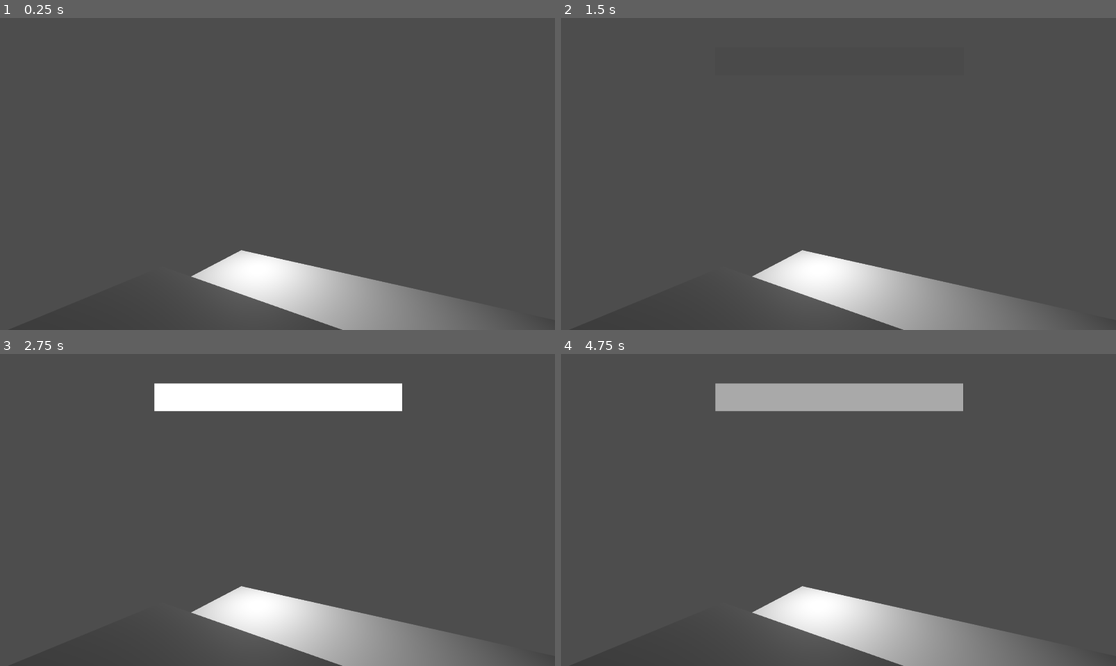
Above: before the commit, frames 1-4 (two rows, left to right).
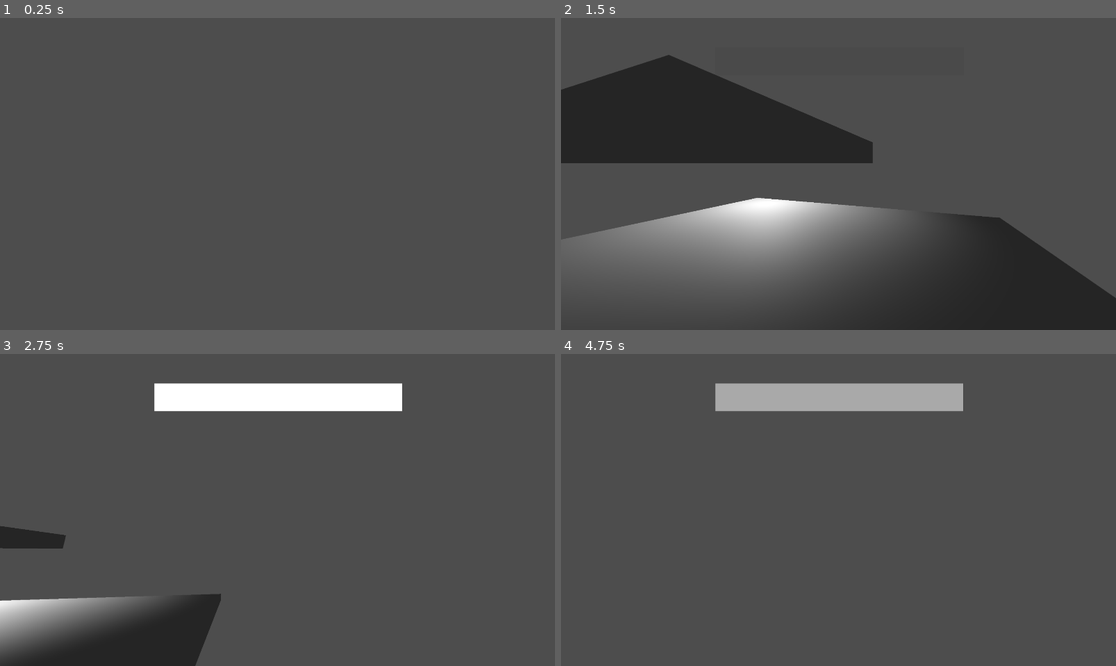
Above: after the commit, the same moments.

Repository: BrownRISDGameDevelopers/hungry-haus
Game: Godot game, scene res://src/Game.tscn
Same seed, same stepped clock (60 frames per second), same inputs: the game is played once before the commit and once after it.
Inputs (mouse positions are in pixels of both pictures, inside the frame that each line leads up to):
- Up to frame 1 (0.25 s): no input
- Up to frame 2 (1.5 s): tap Enter at 0.5 s; move the mouse to (960, 158) at 0.52 s; hold D (move_right, bound only after the commit) 0.53-1.28 s; tap Space (jump, bound only after the commit) at 0.6, 0.77, 1.07 s; move the mouse to (727, 189) at 1.27 s; hold S (move_backward, bound only after the commit) from 1.28 s (still down); tap Tab (interact) at 1.35 s
- Up to frame 3 (2.75 s): tap Space (jump, bound only after the commit) at 1.52, 1.55, 1.82, 2.1 s; move the mouse to (333, 441) at 2.02 s; release S (move_backward, bound only after the commit) at 2.03 s; hold D (move_right, bound only after the commit) from 2.03 s (still down)
- Up to frame 4 (4.75 s): move the mouse to (810, 572) at 2.77 s; release D (move_right, bound only after the commit) at 2.78 s; hold W (move_forward, bound only after the commit) 2.78-3.53 s; tap Tab (interact) at 2.85, 4.35 s; tap Space (jump, bound only after the commit) at 3.02, 3.05, 3.32, 3.6, 3.77, 4.07, 4.25, 4.52, 4.55 s; move the mouse to (1005, 556) at 3.52 s; hold A (move_left, bound only after the commit) from 3.53 s (still down); move the mouse to (672, 463) at 4.27 s

The runs differ from the first frame. In frame 1, 6.8% of the frame differs, in the area x 34-87%, y 74-100%; in frame 2, 35%, in the area x 0-100%, y 11-100%; in frame 3, 13%; in frame 4, 6.8%.

Commit message:
player movement implemented

Diff:
--- a/project.godot
+++ b/project.godot
@@ -27,6 +27,31 @@
 "events": [Object(InputEventKey,"resource_local_to_scene":false,"resource_name":"","device":-1,"window_id":0,"alt_press …(195 unchanged characters)…
 ]
 }
+move_forward={
+"deadzone": 0.2,
+"events": [Object(InputEventKey,"resource_local_to_scene":false,"resource_name":"","device":-1,"window_id":0,"alt_pressed":false,"shift_pressed":false,"ctrl_pressed":false,"meta_pressed":false,"pressed":false,"keycode":0,"physical_keycode":87,"key_label":0,"unicode":119,"location":0,"echo":false,"script":null)
+]
+}
+move_backward={
+"deadzone": 0.2,
+"events": [Object(InputEventKey,"resource_local_to_scene":false,"resource_name":"","device":-1,"window_id":0,"alt_pressed":false,"shift_pressed":false,"ctrl_pressed":false,"meta_pressed":false,"pressed":false,"keycode":0,"physical_keycode":83,"key_label":0,"unicode":115,"location":0,"echo":false,"script":null)
+]
+}
+move_left={
+"deadzone": 0.2,
+"events": [Object(InputEventKey,"resource_local_to_scene":false,"resource_name":"","device":-1,"window_id":0,"alt_pressed":false,"shift_pressed":false,"ctrl_pressed":false,"meta_pressed":false,"pressed":false,"keycode":0,"physical_keycode":65,"key_label":0,"unicode":97,"location":0,"echo":false,"script":null)
+]
+}
+move_right={
+"deadzone": 0.2,
+"events": [Object(InputEventKey,"resource_local_to_scene":false,"resource_name":"","device":-1,"window_id":0,"alt_pressed":false,"shift_pressed":false,"ctrl_pressed":false,"meta_pressed":false,"pressed":false,"keycode":0,"physical_keycode":68,"key_label":0,"unicode":100,"location":0,"echo":false,"script":null)
+]
+}
+jump={
+"deadzone": 0.2,
+"events": [Object(InputEventKey,"resource_local_to_scene":false,"resource_name":"","device":-1,"window_id":0,"alt_pressed":false,"shift_pressed":false,"ctrl_pressed":false,"meta_pressed":false,"pressed":false,"keycode":0,"physical_keycode":32,"key_label":0,"unicode":32,"location":0,"echo":false,"script":null)
+]
+}
 
 [rendering]
 
--- a/src/player/player.gd
+++ b/src/player/player.gd
@@ -1,3 +1,52 @@
 extends CharacterBody3D
 
 class_name Player
+
+@export_range(1, 35, 1) var speed: float = 2 # m/s
+@export_range(10, 400, 1) var acceleration: float = 25 # m/s^2
+
+@export_range(0.1, 3.0, 0.1, "or_greater") var camera_sens: float = 1
+
+var jumping: bool = false
+
+var gravity: float = ProjectSettings.get_setting("physics/3d/default_gravity")
+
+var move_dir: Vector2 # Input direction for movement
+var look_dir: Vector2 # Input direction for look/aim
+
+var walk_vel: Vector3 # Walking velocity
+var grav_vel: Vector3 # Gravity velocity
+var jump_vel: Vector3 # Jumping velocity
+
+@onready var camera: Camera3D = $Camera3D
+
+func _ready() -> void:
+	capture_mouse()
+
+func _unhandled_input(event: InputEvent) -> void:
+	if event is InputEventMouseMotion:
+		look_dir = event.relative * 0.001
+		_rotate_camera()
+
+func _physics_process(delta: float) -> void:
+	if Input.is_action_just_pressed(&"jump"): jumping = true
+	velocity = _walk(delta) + _gravity(delta)
+	move_and_slide()
+
+func capture_mouse() -> void:
+	Input.set_mouse_mode(Input.MOUSE_MODE_CAPTURED)
+
+func _rotate_camera(sens_mod: float = 1.0) -> void:
+	camera.rotation.y -= look_dir.x * camera_sens * sens_mod
+	camera.rotation.x = clamp(camera.rotation.x - look_dir.y * camera_sens * sens_mod, -1.5, 1.5)
+
+func _walk(delta: float) -> Vector3:
+	move_dir = Input.get_vector(&"move_left", &"move_right", &"move_forward", &"move_backward")
+	var _forward: Vector3 = camera.global_transform.basis * Vector3(move_dir.x, 0, move_dir.y)
+	var walk_dir: Vector3 = Vector3(_forward.x, 0, _forward.z).normalized()
+	walk_vel = walk_vel.move_toward(walk_dir * speed * move_dir.length(), acceleration * delta)
+	return walk_vel
+
+func _gravity(delta: float) -> Vector3:
+	grav_vel = Vector3.ZERO if is_on_floor() else grav_vel.move_toward(Vector3(0, velocity.y - gravity, 0), gravity * delta)
+	return grav_vel
--- a/src/world/world.tscn
+++ b/src/world/world.tscn
@@ -1,8 +1,11 @@
-[gd_scene load_steps=6 format=3 uid="uid://cmylkhe7l8yw5"]
+[gd_scene load_steps=9 format=3 uid="uid://cmylkhe7l8yw5"]
 
 [ext_resource type="Script" uid="uid://bdvwc7vj0sju6" path="res://src/world/world.gd" id="1_1k4gi"]
+[ext_resource type="PackedScene" uid="uid://bp36emxlxtkhg" path="res://src/player/player.tscn" id="2_6fy3g"]
 
 [sub_resource type="BoxMesh" id="BoxMesh_1k4gi"]
+
+[sub_resource type="BoxShape3D" id="BoxShape3D_6fy3g"]
 
 [sub_resource type="Environment" id="Environment_6fy3g"]
 
@@ -10,17 +13,20 @@
 
 [sub_resource type="Compositor" id="Compositor_bsf3i"]
 
+[sub_resource type="CapsuleShape3D" id="CapsuleShape3D_jte2u"]
+
 [node name="World" type="Node3D"]
 script = ExtResource("1_1k4gi")
-
-[node name="Camera3D" type="Camera3D" parent="."]
-transform = Transform3D(0.88051, 0, 0.474027, 0, 1, 0, -0.474027, 0, 0.88051, 0, 1.77611, 0)
-current = true
 
 [node name="MeshInstance3D" type="MeshInstance3D" parent="."]
 transform = Transform3D(5.70385, 0, 0, 0, 0.163915, 0, 0, 0, 7.19738, 0, 0, 0)
 mesh = SubResource("BoxMesh_1k4gi")
 skeleton = NodePath("../../..")
+
+[node name="StaticBody3D" type="StaticBody3D" parent="MeshInstance3D"]
+
+[node name="CollisionShape3D" type="CollisionShape3D" parent="MeshInstance3D/StaticBody3D"]
+shape = SubResource("BoxShape3D_6fy3g")
 
 [node name="WorldEnvironment" type="WorldEnvironment" parent="."]
 environment = SubResource("Environment_6fy3g")
@@ -35,3 +41,11 @@
 transform = Transform3D(2.2618, 0, 0, 0, 0.163915, 0, 0, 0, 1.42296, 0, 1.16567, 0)
 mesh = SubResource("BoxMesh_1k4gi")
 skeleton = NodePath("../../..")
+
+[node name="Player" parent="." instance=ExtResource("2_6fy3g")]
+transform = Transform3D(1, 0, 0, 0, 1, 0, 0, 0, 1, 0, 5.26706, 0)
+
+[node name="CollisionShape3D" type="CollisionShape3D" parent="Player"]
+shape = SubResource("CapsuleShape3D_jte2u")
+
+[node name="Camera3D" type="Camera3D" parent="Player"]
